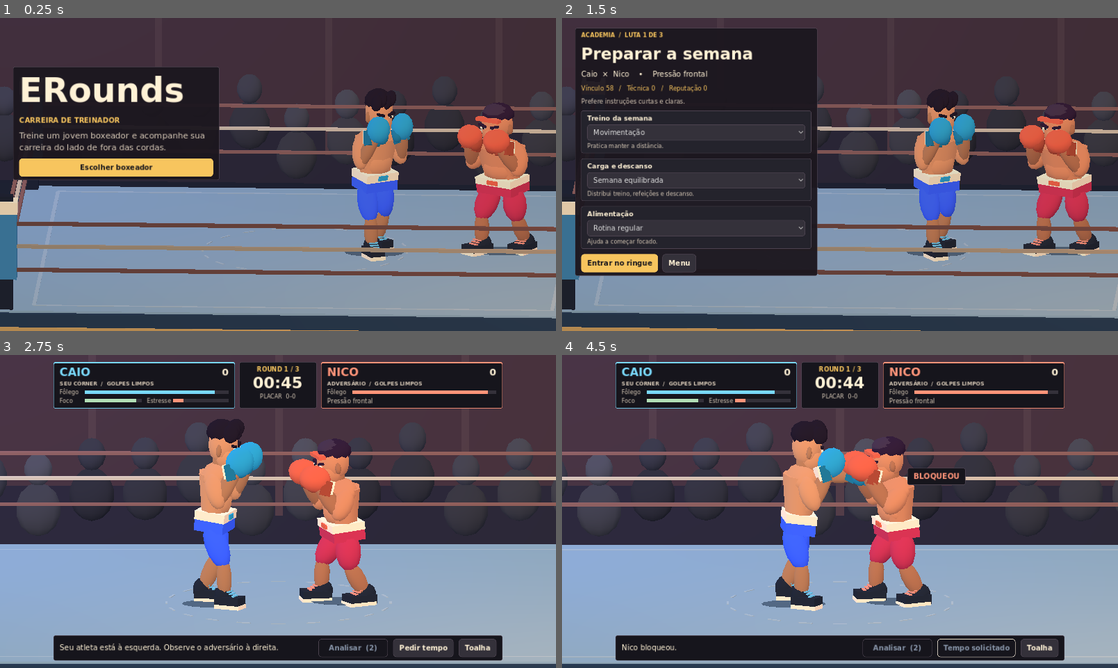
Above: before the commit, frames 1-4 (two rows, left to right).
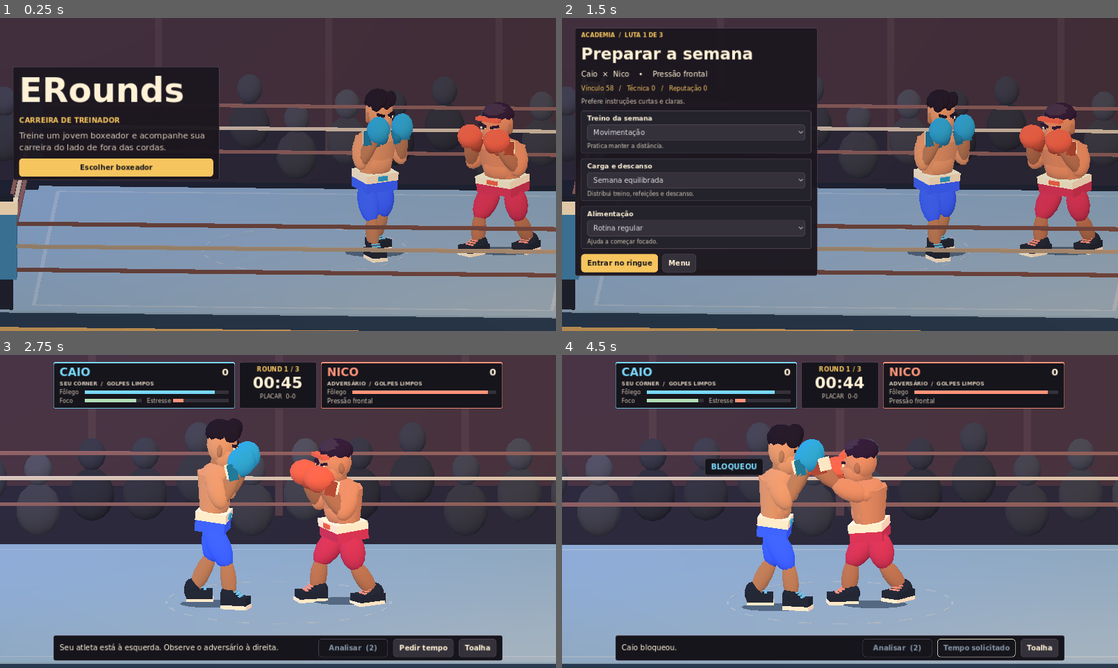
Above: after the commit, the same moments.

Repository: Gcalesi/ERound
Game: Godot game, scene res://main.tscn
The game is run twice, just before and just after one commit, with the same random seed, the same clock (stepped at 60 frames per second) and the same inputs.
Inputs:
- Up to frame 1 (0.25 s): no input
- Up to frame 2 (1.5 s): click "Escolher boxeador" at 0.5 s; click "Treinar Caio" at 1.25 s
- Up to frame 3 (2.75 s): click "Entrar no ringue" at 2 s
- Up to frame 4 (4.5 s): click "Toalha" at 2.75 s; click "Continuar assistindo" at 3.5 s; click "Pedir tempo" at 4.25 s

The runs differ from the first frame. In frame 1, 0.7% of the frame differs, in the area x 62-98%, y 22-79%; in frame 2, 0.7%; in frame 3, 2.9%; in frame 4, 13%, in the area x 10-73%, y 20-95%.

Commit message:
Add timed corner commands and boxing footwork

Diff:
--- a/scripts/arena.gd
+++ b/scripts/arena.gd
@@ -239,7 +239,7 @@
 
 func idle_state() -> Dictionary:
 	return {"move": 0.0, "duck": 0.0, "recoil": 0.0, "drop": 0.0, "guard": 0.0,
-		"strike": 0.0, "arm": 0, "windup": 0.0, "style": "", "outcome": "", "step": 0.0}
+		"strike": 0.0, "arm": 0, "windup": 0.0, "style": "", "outcome": "", "step": 0.0, "swing": 0.0}
 
 func update_pose(delta: float, fight: RefCounted) -> void:
 	if home.is_empty():
@@ -257,24 +257,30 @@
 		time = fight.replay_position if replay else fight.playhead
 	var left: Dictionary = event.pose_at(time, 0) if event != null else idle_state()
 	var right: Dictionary = event.pose_at(time, 1) if event != null else idle_state()
-	var center: float = event.center if event != null else fight.motion_center if fight != null else 0.0
-	var spacing := 0.76
-	var depth := 0.075
+	var center: Vector2 = event.travel(time) if event != null else fight.motion_center if fight != null else Vector2.ZERO
+	if event == null and viewing_match and not corner and fight != null:
+		left["move"] = fight.resting_offset.x
+		right["move"] = fight.resting_offset.y
+	var spacing := 0.78
+	var depth := 0.09 + center.x * 0.16
 	if not viewing_match:
-		center = 1.73
+		center = Vector2(1.73, 0.0)
 		spacing = 0.83
 	elif corner:
 		spacing = 2.46
-	var left_pos := Vector3(center - spacing + float(left["move"]), 0, depth)
-	var right_pos := Vector3(center + spacing - float(right["move"]), 0, -depth)
+	var left_pos := Vector3(center.x - spacing + float(left["move"]), 0, center.y + depth)
+	var right_pos := Vector3(center.x + spacing - float(right["move"]), 0, center.y - depth)
 	if corner:
 		left_pos.z = -0.7
 		right_pos.z = -0.7
+	left_pos.x = clampf(left_pos.x, -3.19, 3.19)
+	right_pos.x = clampf(right_pos.x, -3.19, 3.19)
+	var heading := atan2(right_pos.x - left_pos.x, right_pos.z - left_pos.z)
 	var alignment := 1.0 - exp(-delta * (24.0 if replay else 27.0))
-	place(home, left, left_pos, 1.0, elapsed, corner, alignment)
-	place(away, right, right_pos, -1.0, elapsed + 0.49, corner, alignment)
-	limbs(home, away, left, elapsed, corner)
-	limbs(away, home, right, elapsed + 0.49, corner)
+	place(home, left, left_pos, 1.0, elapsed, corner, alignment, heading - 0.28)
+	place(away, right, right_pos, -1.0, elapsed + 0.49, corner, alignment, heading - PI + 0.28)
+	limbs(home, away, left, elapsed, corner, event, time, 0)
+	limbs(away, home, right, elapsed + 0.49, corner, event, time, 1)
 	var desired_camera := Vector3(0.0, 2.38, 6.7)
 	var desired_look := Vector3(0.0, 1.10, 0.0)
 	var zoom := 3.68
@@ -284,23 +290,28 @@
 		zoom = 4.04
 	elif replay:
 		desired_camera.x = 0.20
-		desired_look.x = center + 0.30
+		desired_look.x = center.x + 0.24
 		zoom = 3.42
 	elif corner:
 		zoom = 4.15
+	else:
+		desired_look.x = center.x * 0.63
 	var camera_blend := 1.0 - exp(-delta * 6.0)
 	camera.position = camera.position.lerp(desired_camera, camera_blend)
 	look_at_point = look_at_point.lerp(desired_look, camera_blend)
 	camera.size = lerpf(camera.size, zoom, camera_blend)
 	camera.look_at(look_at_point)
 
-func place(pawn: Dictionary, state: Dictionary, target: Vector3, direction: float, clock: float, corner: bool, blend: float) -> void:
+func place(pawn: Dictionary, state: Dictionary, target: Vector3, direction: float, clock: float, corner: bool, blend: float, heading: float) -> void:
 	var root: Node3D = pawn["root"]
 	root.position = root.position.lerp(target, blend)
 	var shadow: Node3D = pawn["shadow"]
 	shadow.position.x = root.position.x
 	shadow.position.z = root.position.z
-	var yaw := direction * 1.26 if mode == "fight" and not corner else direction * 0.62
+	var yaw := heading if mode == "fight" and not corner else direction * 0.62
+	var strike_t: float = state["strike"]
+	var twist := 0.24 if state["style"] == "hook" else 0.15 if state["style"] == "cross" else 0.035
+	yaw += (-1.0 if state["arm"] == 1 else 1.0) * strike_t * twist
 	root.rotation.y = lerp_angle(root.rotation.y, yaw, blend)
 	var body: Node3D = pawn["body"]
 	var head: Node3D = pawn["head"]
@@ -314,7 +325,7 @@
 	if corner:
 		body.position.y = 0.82 + spring
 	body.rotation = Vector3(0.10 + lower * 0.25 + low_guard * 0.34 - twitch * 0.47,
-		lead * (strike * 0.42 - float(state["windup"]) * 0.18), lower * 0.17 - twitch * 0.12)
+		lead * (strike * (-0.88 if state["style"] == "hook" else -0.52 if state["style"] == "cross" else 0.22) - float(state["windup"]) * 0.32), lower * 0.17 - twitch * 0.12)
 	head.rotation = Vector3(twitch * -0.28 + low_guard * 0.22, twitch * 0.52, twitch * -0.26)
 
 func stretch(segment: Node3D, a: Vector3, b: Vector3, overlap: float) -> void:
@@ -323,9 +334,10 @@
 	segment.quaternion = Quaternion(Vector3.UP, extent.normalized())
 	segment.scale.y = extent.length() + overlap
 
-func limbs(pawn: Dictionary, target: Dictionary, state: Dictionary, clock: float, corner: bool) -> void:
+func limbs(pawn: Dictionary, target: Dictionary, state: Dictionary, clock: float, corner: bool, event: RefCounted, time: float, fighter: int) -> void:
 	var body: Node3D = pawn["body"]
 	var enemy_head: Node3D = target["head"]
+	var root: Node3D = pawn["root"]
 	var enemy_body: Node3D = target["body"]
 	for i in range(2):
 		var side := -1.0 if i == 0 else 1.0
@@ -348,26 +360,47 @@
 				"miss":
 					contact.y = body.to_local(enemy_body.global_position).y + 1.23
 			if state["style"] == "hook":
-				contact.x += side * (1.0 - reach) * 0.75
-			glove = glove.lerp(shoulder + (contact - shoulder).limit_length(0.97), reach)
+				var chamber := Vector3(side * 0.62, 0.47, 0.16)
+				var sweep := Vector3(side * 0.90, 0.61, 0.52)
+				contact.x -= side * float(state["swing"]) * (1.0 - reach) * 0.25
+				var end := shoulder + (contact - shoulder).limit_length(0.82)
+				var arc: float = state["swing"]
+				glove = glove.lerp(chamber.lerp(sweep, arc).lerp(sweep.lerp(end, arc), arc), reach)
+			else:
+				var reach_limit := 0.97 if state["style"] == "cross" else 0.91
+				glove = glove.lerp(shoulder + (contact - shoulder).limit_length(reach_limit), reach)
 		elif state["arm"] == i:
 			glove.z -= float(state["windup"]) * 0.13
 		if corner:
 			glove = Vector3(side * 0.29, 0.05, 0.10)
 		var elbow := shoulder.lerp(glove, 0.49) + Vector3(side * (0.10 - reach * 0.06), -0.32 * (1.0 - reach * 0.86), -0.016)
+		if state["style"] == "hook" and reach > 0.0:
+			elbow = elbow.lerp(Vector3(side * 0.64, glove.y - 0.04, 0.31), reach)
 		var hand: Node3D = arm["hand"]
 		hand.position = glove
 		hand.rotation = Vector3(-0.35 + reach * 0.62, -side * (0.21 + reach * 0.25), side * (0.23 - reach * 0.19))
 		stretch(arm["upper"], shoulder, elbow, 0.15)
 		stretch(arm["fore"], elbow, glove, 0.095)
-		var stride: float = state["step"]
-		var stride_amount: float = state["move"]
-		var swing := sin(stride * TAU + i * PI)
-		var boot := Vector3(side * 0.19, maxf(0.0, swing) * minf(absf(stride_amount) * 0.17, 0.09), -side * 0.205 + swing * minf(absf(stride_amount) * 0.24, 0.14))
+		var boot := Vector3(side * 0.20, 0.0, -side * 0.27)
+		var rear_pivot := reach if i == 1 and state["style"] in ["hook", "cross"] else 0.0
+		if event != null and not corner:
+			var stepping: float = time * 4.0 + float((i + fighter) % 2) * 0.5
+			var part := fposmod(stepping, 1.0)
+			var touchdown := time - part * 0.25
+			var swing := smoothstep(0.36, 0.90, part)
+			var foot_time := clampf(touchdown + 0.25 * swing, 0.0, 1.0)
+			var trail: Vector2 = event.travel(foot_time) - event.travel(time)
+			var foot_pose: Dictionary = event.pose_at(foot_time, fighter)
+			trail.x += (float(foot_pose["move"]) - float(state["move"])) * (1.0 if fighter == 0 else -1.0)
+			var step_delta := root.basis.inverse() * Vector3(trail.x, 0, trail.y)
+			boot += step_delta.limit_length(0.38)
+			if part >= 0.36 and part <= 0.9:
+				boot.y += 0.105 * sin(PI * (part - 0.36) / 0.54)
+		boot.y += rear_pivot * 0.075
 		var hip := Vector3(side * 0.164, body.position.y - 0.078, 0)
 		var knee := hip.lerp(boot + Vector3(0, 0.14, 0), 0.49) + Vector3(side * 0.023, 0, 0.09)
 		leg["boot"].position = boot
-		leg["boot"].rotation.y = side * 0.15 + sin(clock * 3.3) * 0.045
+		leg["boot"].rotation.y = side * 0.15 + sin(clock * 3.3) * 0.045 + rear_pivot * 0.48
 		stretch(leg["thigh"], hip, knee, 0.15)
 		stretch(leg["calf"], knee, boot + Vector3(0, 0.14, 0), 0.11)
 
--- a/scripts/exchange.gd
+++ b/scripts/exchange.gd
@@ -7,16 +7,29 @@
 var pattern: String
 var length: float
 var number: int
-var center: float
+var center: Vector2
+var destination: Vector2
+var low_guard: bool
+var instruction: String
+var entry_offset: Vector2
 var spaced: bool
 
-func _init(serial: int, motif: String, hits: Array[Dictionary], seconds: float, midpoint: float, keep_distance: bool) -> void:
+func _init(serial: int, motif: String, hits: Array[Dictionary], seconds: float, midpoint: Vector2, keep_distance: bool, end_point: Vector2, opening: bool, order: String, previous_offset: Vector2) -> void:
 	number = serial
 	pattern = motif
 	strikes = hits
 	length = seconds
 	center = midpoint
+	destination = end_point
+	low_guard = opening
+	instruction = order
+	entry_offset = previous_offset
 	spaced = keep_distance
+
+func travel(t: float) -> Vector2:
+	var first := smooth_span(t, 0.02, 0.29)
+	var last := smooth_span(t, 0.71, 1.0)
+	return center.lerp(destination, first * 0.59 + last * 0.41)
 
 static func strike(actor: int, style: String, outcome: String, start: float, end: float) -> Dictionary:
 	return {"actor": actor, "style": style, "outcome": outcome, "start": start, "end": end,
@@ -55,7 +68,7 @@
 	var state := {
 		"move": 0.0, "duck": 0.0, "recoil": 0.0, "drop": 0.0,
 		"guard": 0.0, "windup": 0.0, "strike": 0.0, "arm": 0,
-		"style": "jab", "outcome": "", "step": 0.0,
+		"style": "jab", "outcome": "", "step": 0.0, "swing": 0.0,
 	}
 	for hit in strikes:
 		var p := progress(t, hit)
@@ -64,11 +77,12 @@
 		var reach := extension(p)
 		if int(hit["actor"]) == side:
 			state["strike"] = reach
+			state["swing"] = smooth_span(p, 0.22, CONTACT)
 			state["windup"] = sin(PI * smooth_span(p, 0.0, 0.27)) if p < 0.27 else 0.0
 			state["arm"] = 0 if hit["style"] == "jab" else 1
 			state["style"] = hit["style"]
 			state["outcome"] = hit["outcome"]
-			state["move"] = 0.30 * smooth_span(p, 0.04, 0.47) * (1.0 - smooth_span(p, 0.63, 1.0))
+			state["move"] = (0.53 if hit["style"] == "hook" else 0.37) * smooth_span(p, 0.04, 0.47) * (1.0 - smooth_span(p, 0.63, 1.0))
 			state["step"] = p
 		else:
 			match hit["outcome"]:
@@ -81,14 +95,19 @@
 					state["duck"] = smooth_span(p, 0.24, 0.50) * (1.0 - smooth_span(p, 0.64, 1.0))
 					state["move"] = -0.20 * reach
 	if pattern == "retreat" and side == 1:
+		if instruction == "on_entry":
+			state["move"] += 0.43 * smooth_span(t, 0.02, 0.37) * (1.0 - smooth_span(t, 0.41, 0.57))
 		var first := smooth_span(t, 0.53, 0.68)
 		var second := smooth_span(t, 0.70, 0.87)
 		state["move"] -= 0.43 * first + 0.48 * second
 		if t >= 0.53:
 			state["step"] = 1.0 - first * 0.5 - second * 0.5
-	elif pattern == "exhaust" and side == 1:
+	elif low_guard and side == 1:
 		state["drop"] = smooth_span(t, 0.55, 0.72)
 	elif pattern == "chase":
 		var gap := smooth_span(t, 0.04, 0.31) * (1.0 - smooth_span(t, 0.53, 0.76))
 		state["move"] += -0.48 * gap if side == 1 else (0.37 * gap if not spaced else -0.13 * gap)
+	if instruction == "rhythm" and t > 0.73:
+		state["move"] -= 0.56 * smooth_span(t, 0.73, 0.97) if side == 0 else 0.0
+	state["move"] += entry_offset[side] * (1.0 - smooth_span(t, 0.0, 0.30))
 	return state
--- a/scripts/game.gd
+++ b/scripts/game.gd
@@ -473,7 +473,7 @@
 	home_count.text = str(fight.round_hits.x)
 	away_count.text = str(fight.round_hits.y)
 	var analysis_ready: bool = fight.can_read() and not towel_prompt
-	feed_label.text = ("Padrão de %s observado. Reveja a troca." % fight.away["name"]) if analysis_ready else fight.line
+	feed_label.text = ("Padrão de %s observado. Reveja a troca." % fight.away["name"]) if analysis_ready else fight.command_status if not fight.command_status.is_empty() else fight.line
 	read_button.disabled = not analysis_ready
 	time_button.disabled = not fight.can_request_time() or towel_prompt
 	read_button.text = ("▶  Analisar  (%d)" if analysis_ready else "Analisar  (%d)") % fight.reads_left
@@ -578,10 +578,11 @@
 			scrub.value_changed.connect(func(value: float) -> void: fight.replay_position = value)
 			timeline.add_child(scrub)
 			var plans := row(interaction)
-			for plan_key in DATA.PLANS:
-				button(plans, DATA.PLANS[plan_key], fight.read_choice.bind(plan_key))
-			button(plans, "Levar ao córner", fight.read_choice.bind("save"))
-			button(plans, "Voltar à luta", fight.read_choice.bind("wait"))
+			for order in MATCH.COMMANDS:
+				button(plans, MATCH.COMMANDS[order], fight.read_choice.bind(order))
+			var decisions := row(interaction)
+			button(decisions, "Levar ao córner", fight.read_choice.bind("save"))
+			button(decisions, "Voltar à luta", fight.read_choice.bind("wait"))
 		"corner", "timeout":
 			var title := "Intervalo entre rounds" if fight.phase == "corner" else "Tempo de córner"
 			label(interaction, "%s  /  %d ações" % [title, fight.action_left], 23, GOLD, true)
@@ -593,8 +594,8 @@
 			corner_button(care, "Sentar e respirar", "breathe")
 			corner_button(care, "Perguntar o que viu", "escuta")
 			var plans := row(interaction)
-			for plan_key in DATA.PLANS:
-				corner_button(plans, DATA.PLANS[plan_key], plan_key)
+			for order in MATCH.COMMANDS:
+				corner_button(plans, MATCH.COMMANDS[order], order)
 			var talk := row(interaction)
 			corner_button(talk, "Falar direto", "direto")
 			corner_button(talk, "Lançar um desafio", "desafio")
--- a/scripts/match.gd
+++ b/scripts/match.gd
@@ -30,7 +30,17 @@
 var impact: Dictionary = {}
 var impact_age := 1.0
 var resolved := 0
-var motion_center := 0.0
+const COMMANDS := {
+	"low_hook": "Baixou a guarda? Dá um gancho!",
+	"rhythm": "Foca no ritmo: dois jabs e sai!",
+	"on_entry": "Ele entrou? Recebe com um jab!",
+}
+const COMMAND_PLANS := {"low_hook": "center", "rhythm": "pace", "on_entry": "distance"}
+var motion_center := Vector2.ZERO
+var resting_offset := Vector2.ZERO
+var command := ""
+var command_status := ""
+var command_exchange := ""
 var action_left := 0
 var reads_left := 2
 var timeout_left := true
@@ -134,6 +144,9 @@
 		if not current.pattern.is_empty():
 			footage = current
 			read_window = 8.0
+		resting_offset = Vector2(current.pose_at(1.0, 0)["move"], current.pose_at(1.0, 1)["move"])
+		if not command_exchange.is_empty() and command.is_empty():
+			command_status = ""
 		current = null
 		exchange_delay = 0.21
 		if timeout_pending:
@@ -175,12 +188,18 @@
 	var roll := rng.randf()
 	var hit_home := roll < chances.x
 	var hit_away := not hit_home and roll > 1.0 - chances.y
-	var center_shift := 0.13 if plan == "center" else -0.04
-	motion_center = clampf(motion_center * 0.72 + center_shift + rng.randf_range(-0.20, 0.20), -0.8, 0.85)
+	var start_center := motion_center
+	var route := (exchange_serial - 1) % 12
+	var direction := TAU * float(route) / 12.0
+	var desired := Vector2(sin(direction) * 2.15, sin(direction * 2.0 + 0.35) * 0.94)
+	var pressure := 0.25 if hit_home else -0.25 if hit_away else 0.0
+	motion_center = motion_center.move_toward(desired + Vector2(pressure, 0), 1.16)
 	var motif: String = away["pattern"] if exchange_serial % 6 == 3 else ""
 	var hits: Array[Dictionary] = []
 	var duration := rng.randf_range(1.34, 1.68)
 	var spaced := plan == "distance"
+	var opening := motif == "exhaust" or (motif.is_empty() and exchange_serial % 5 == 0)
+	command_exchange = ""
 	match motif:
 		"retreat":
 			hits.append(EXCHANGE.strike(1, "cross", "miss", 0.06, 0.54))
@@ -202,7 +221,28 @@
 			if exchange_serial % 3 == 0:
 				hits.append(EXCHANGE.strike(1 - first, "jab", "block", 0.59, 0.95))
 				duration = 1.85
-	current = EXCHANGE.new(exchange_serial, motif, hits, duration, motion_center, spaced)
+	if command == "low_hook" and opening:
+		if motif.is_empty():
+			hits.clear()
+		var hook_outcome := "land" if rng.randf() < clampf(chances.x + 0.39, 0.32, 0.91) else "miss"
+		hits.append(EXCHANGE.strike(0, "hook", hook_outcome, 0.70, 0.97))
+		duration = 2.28
+		command_exchange = command
+	elif command == "rhythm" and motif.is_empty():
+		hits.assign([
+			EXCHANGE.strike(0, "jab", "block", 0.18, 0.43),
+			EXCHANGE.strike(0, "jab", "land" if rng.randf() < chances.x + 0.14 else "block", 0.47, 0.77),
+		])
+		duration = 1.98
+		command_exchange = command
+	elif command == "on_entry" and motif == "retreat":
+		hits.clear()
+		hits.append(EXCHANGE.strike(0, "jab", "land" if rng.randf() < chances.x + 0.26 else "block", 0.21, 0.51))
+		command_exchange = command
+	if not command_exchange.is_empty():
+		command = ""
+		command_status = "Executando: " + COMMANDS[command_exchange]
+	current = EXCHANGE.new(exchange_serial, motif, hits, duration, start_center, spaced, motion_center, opening, command_exchange, resting_offset)
 	playhead = 0.0
 	resolved = 0
 	var spend := 0.60 + float(home["pace"]) * 1.15
@@ -256,20 +296,21 @@
 	phase = "fight"
 
 func orient(choice: String, live: bool) -> void:
+	var tactic: String = COMMAND_PLANS.get(choice, choice)
 	var clarity: float = focus - stress * 0.48 + trust * 0.23
-	if choice == training:
+	if tactic == training:
 		clarity += 18.0
 	if stamina < 24.0:
 		clarity -= 14.0
 	if live:
 		clarity -= 14.0
-	if clarity < 40.0:
+	if clarity < 40.0 and not COMMANDS.has(choice):
 		line = "%s ouviu a orientação e acabou voltando ao seu plano anterior." % home["name"]
 		trust_delta -= 3.0 if live else 0.0
 		return
-	plan = choice
+	plan = tactic
 	clue_saved = false
-	adjustment = choice
+	adjustment = tactic
 	adjustment_exchanges = 11 if live else 18
 	if plan == DATA.ANSWERS[away["pattern"]]:
 		focus = minf(100.0, focus + 8.0)
@@ -277,6 +318,10 @@
 		line = "%s entendeu a leitura e mudou de plano." % home["name"]
 	else:
 		line = "%s aceitou o ajuste e vai experimentar a orientação." % home["name"]
+	if COMMANDS.has(choice):
+		command = choice
+		command_status = "Preparando: " + COMMANDS[choice]
+		line = "“%s”" % COMMANDS[choice]
 
 func corner_action(action: String) -> void:
 	if action_left <= 0 or phase not in ["corner", "timeout"]:
@@ -317,7 +362,8 @@
 		round_number += 1
 		time_left = ROUND_SECONDS
 		round_hits = Vector2i.ZERO
-		motion_center = 0.0
+		motion_center = Vector2.ZERO
+		resting_offset = Vector2.ZERO
 	elif phase != "timeout":
 		return
 	phase = "fight"
Not shown, added: play/erounds-a5ec0c7a03c4.pck
